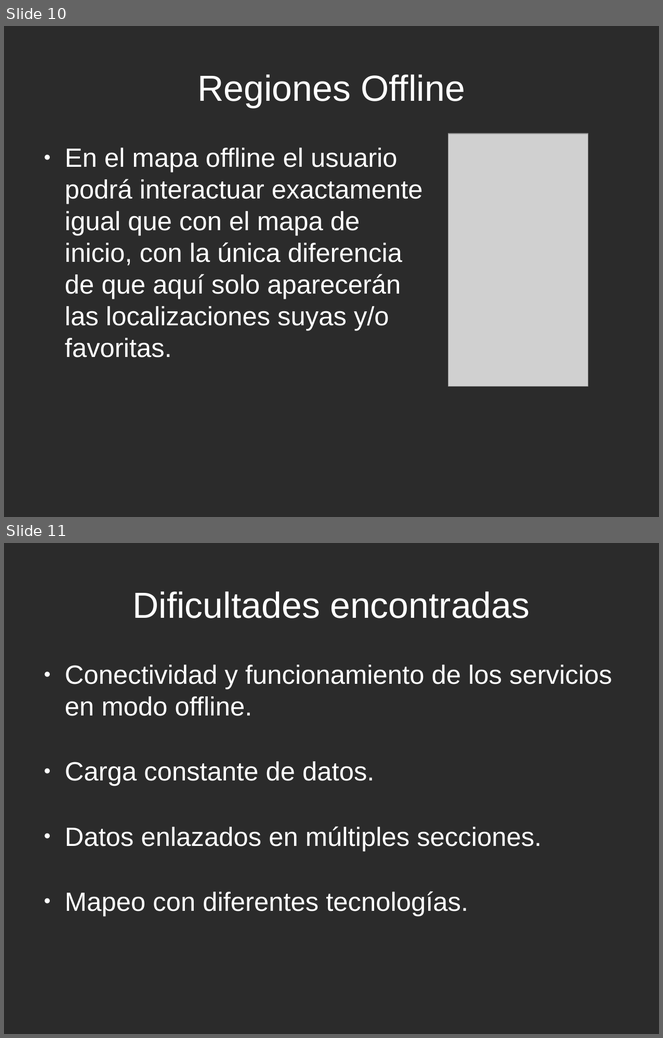
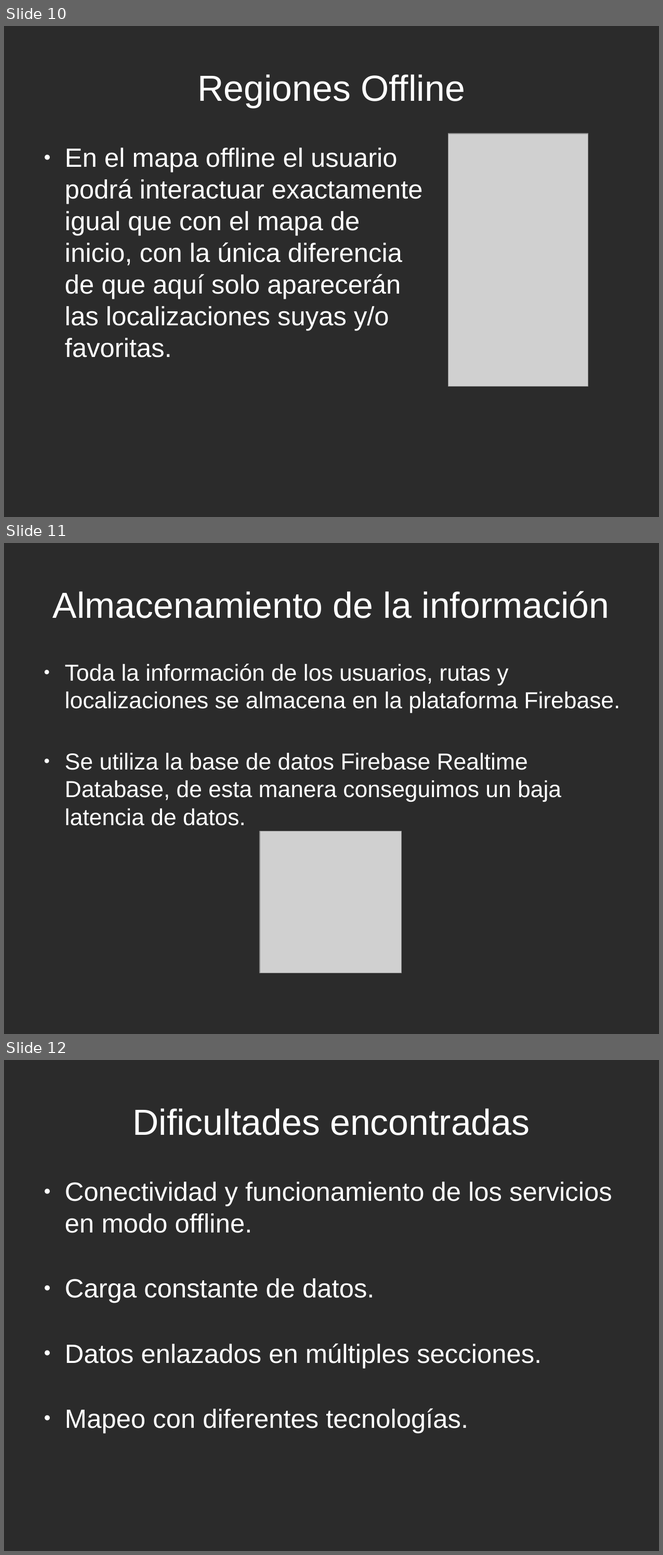
Before and after one commit to thewalkerofdreams/Proyecto-Final-Grado, a slide deck: AdventureMaps_Presentación.odp. Shown one above the other, each under a label of ours: slides 10 and 11 before the commit, slides 10, 11 and 12 after it. The pictures are 663x1038 and 663x1555 pixels, drawn with LibreOffice and Linux fonts; fonts in the diff are those of the drawing; grey boxes stand for pictures; background and template pictures are left out; a plain dark background stands for a picture behind light text. Boxes give left, top, right and bottom in pixels: in the first picture for what was removed or moved away, otherwise in the second. Text is boxed around its words. In the diff, an @@ line names an element or a change of style, - is before the commit and + after.

```diff
--- a/AdventureMaps_Presentación.odp
+++ b/AdventureMaps_Presentación.odp
@@ slide 11 added at [4,543,659,1034], background picture (left out) @@
@@ title added at [53,591,610,618], 44 pt, text #FFFFFF @@
+Almacenamiento de la información
@@ text added at [65,664,620,826], 28 pt, text #FFFFFF @@
+● Toda la información de los usuarios, rutas y localizaciones se almacena en la plataforma Firebase.
+● Se utiliza la base de datos Firebase Realtime Database, de esta manera conseguimos un baja latencia de datos.
@@ picture added at [260,832,402,974] @@
@@ what was slide 11 is now slide 12 @@
```
Also in this commit, not shown: 3 slides changed.
